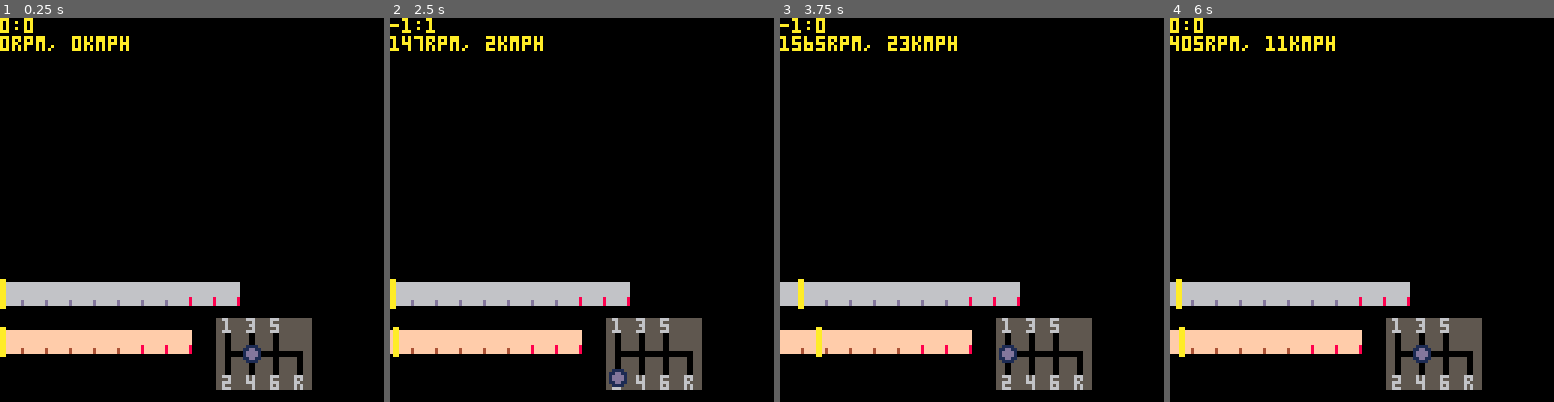
Above: before the commit, frames 1-4 (left to right).
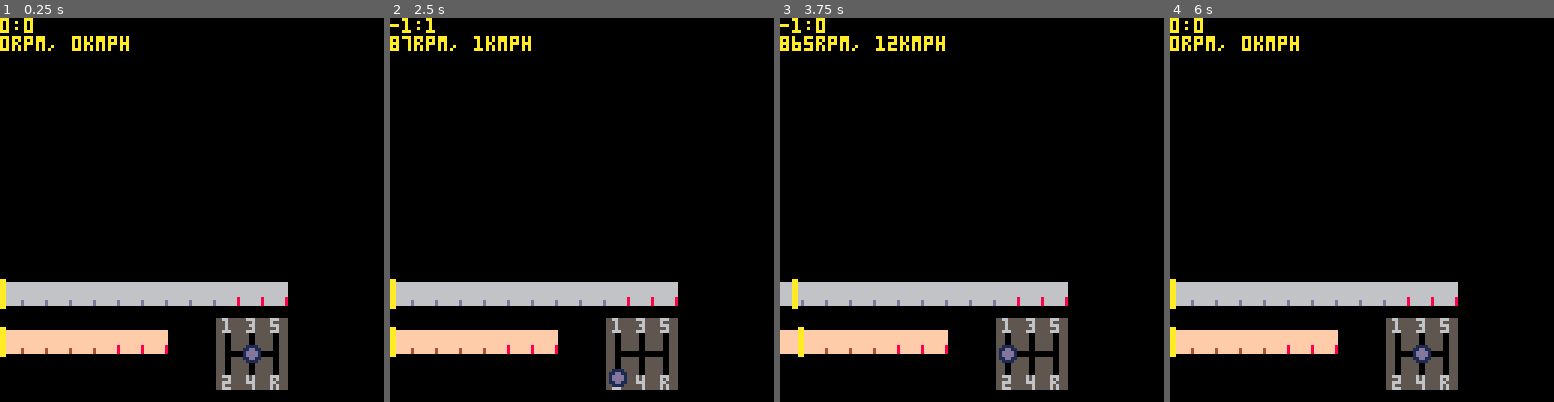
Above: after the commit, the same moments.

Repository: VedVid/PICOdrag
Game: PICO-8 cartridge picodrag.p8
Two runs of this game, one before a commit and one after it. Both use one fixed random seed, a clock stepped at 60 frames per second and the inputs below.
Inputs:
- Up to frame 1 (0.25 s): no input
- Up to frame 2 (2.5 s): hold Left 1.97-2.37 s; hold Down from 2.42 s (still down)
- Up to frame 3 (3.75 s): release Down at 2.82 s; hold Right 2.87-3.53 s; hold Up from 3.58 s (still down)
- Up to frame 4 (6 s): release Up at 4.08 s; hold Right 4.13-4.53 s; hold Down 4.58-5.08 s; hold Left 5.13-5.8 s; hold Up from 5.85 s (still down)

The runs differ from the first frame. In frame 1, 2.3% of the frame differs, in the area x 30-82%, y 68-97%; in frame 2, 2.9%; in frame 3, 3.3%; in frame 4, 3.5%, in the area x 0-82%, y 4-97%.

Commit message:
There are separate sets of sprites for gearbox for 5 and 6 gear gearboxes

Diff:
--- a/picodrag.p8
+++ b/picodrag.p8
@@ -34,14 +34,14 @@
 -->8
 -- creation of ui elements
 
-function create_ui()
+function create_ui(car)
  local ui = {}
  ui.speedometer =
   create_speedometer(0, 88, car)
  ui.tachometer =
   create_tachometer(0, 104)
  ui.gearbox =
-  create_gearbox(80, 108)
+  create_gearbox(80, 108, car)
  return ui
 end
 
@@ -81,15 +81,24 @@
   create_gauge(x, y, sprites)
 end
 
-function create_gearbox(x, y)
+function create_gearbox(x, y, car)
  local gearbox = {}
  -- the center of the gearbox
  gearbox.x = x
  gearbox.y = y
 
  gearbox.back = {}
- gearbox.back.sprites = {
-  5,6,7,21,22,23,37,38,39,40,24,20}
+ if car.gears_data[6] then
+  gearbox.back.sprites = {
+   {5,6,7,20},
+   {21,22,22,24},
+   {37,38,39,40}}
+ else
+  gearbox.back.sprites = {
+   {5,6,7},
+   {21,22,23},
+   {37,38,40}}
+ end
 
  gearbox.handle = {}
  gearbox.handle.x = gearbox.x
@@ -181,54 +190,19 @@
 end
 
 function draw_gearbox(car)
- spr(ui.gearbox.back.sprites[1],
-  ui.gearbox.x-8,
-  ui.gearbox.y-8)
- spr(ui.gearbox.back.sprites[2],
-  ui.gearbox.x,
-  ui.gearbox.y-8)
- spr(ui.gearbox.back.sprites[3],
-  ui.gearbox.x+8,
-  ui.gearbox.y-8)
- spr(ui.gearbox.back.sprites[4],
-  ui.gearbox.x-8,
-  ui.gearbox.y)
- spr(ui.gearbox.back.sprites[5],
-  ui.gearbox.x,
-  ui.gearbox.y)
- if car.gears_data[6] then
-  spr(ui.gearbox.back.sprites[5],
-   ui.gearbox.x+8,
-   ui.gearbox.y)
- else
-  spr(ui.gearbox.back.sprites[6],
-   ui.gearbox.x+8,
-   ui.gearbox.y)
- end
- spr(ui.gearbox.back.sprites[7],
-  ui.gearbox.x-8,
-  ui.gearbox.y+8)
- spr(ui.gearbox.back.sprites[8],
-  ui.gearbox.x,
-  ui.gearbox.y+8)
- if car.gears_data[6] then
-  spr(ui.gearbox.back.sprites[12],
-   ui.gearbox.x+16,
-   ui.gearbox.y-8)
-  spr(ui.gearbox.back.sprites[9],
-   ui.gearbox.x+8,
-   ui.gearbox.y+8)
-  spr(ui.gearbox.back.sprites[11],
-   ui.gearbox.x+16,
-   ui.gearbox.y)
-  spr(ui.gearbox.back.sprites[10],
-   ui.gearbox.x+16,
-   ui.gearbox.y+8)
- else
-  spr(ui.gearbox.back.sprites[10],
-   ui.gearbox.x+8,
-   ui.gearbox.y+8)
- end
+ local offx = -8
+ local offy = -8
+
+ for k, v in pairs(ui.gearbox.back.sprites) do
+  for k2, v2 in pairs(v) do
+   spr(v2, ui.gearbox.x + offx,
+    ui.gearbox.y + offy)
+   offx += 8
+  end
+  offx = -8
+  offy += 8
+ end
+
  spr(ui.gearbox.handle.sprite,
   ui.gearbox.handle.x,
   ui.gearbox.handle.y)
@@ -339,7 +313,7 @@
 -- cars and related math
 
 function make_car()
- return make_honda()
+ return make_abarth()
 end
 
 function make_honda()
